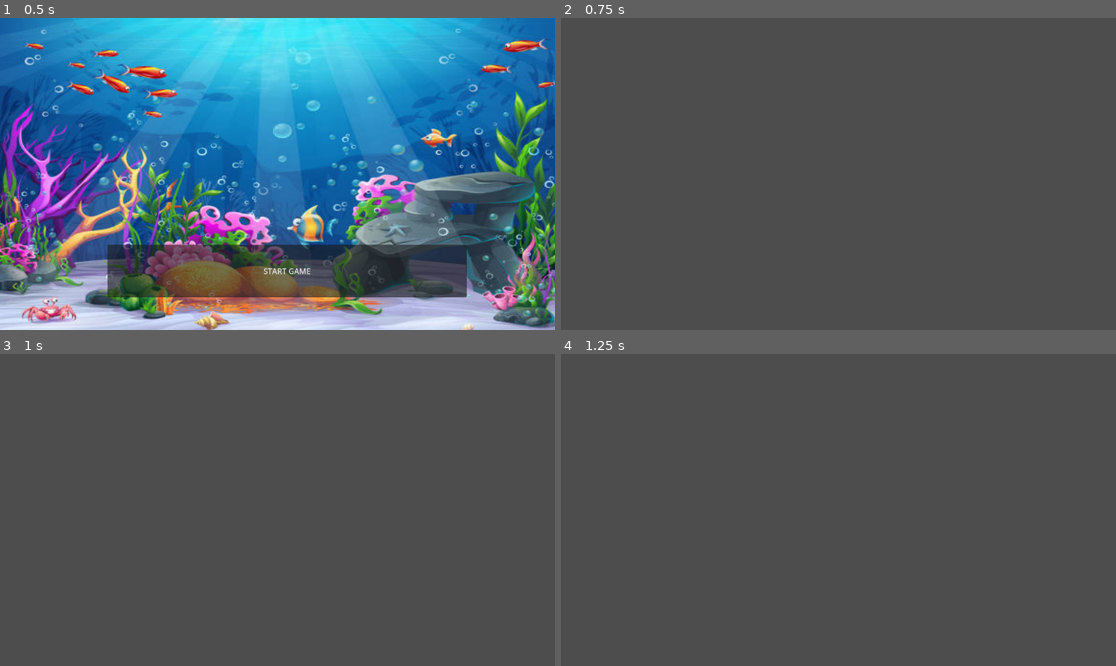
Above: before the commit, frames 1-4 (two rows, left to right).
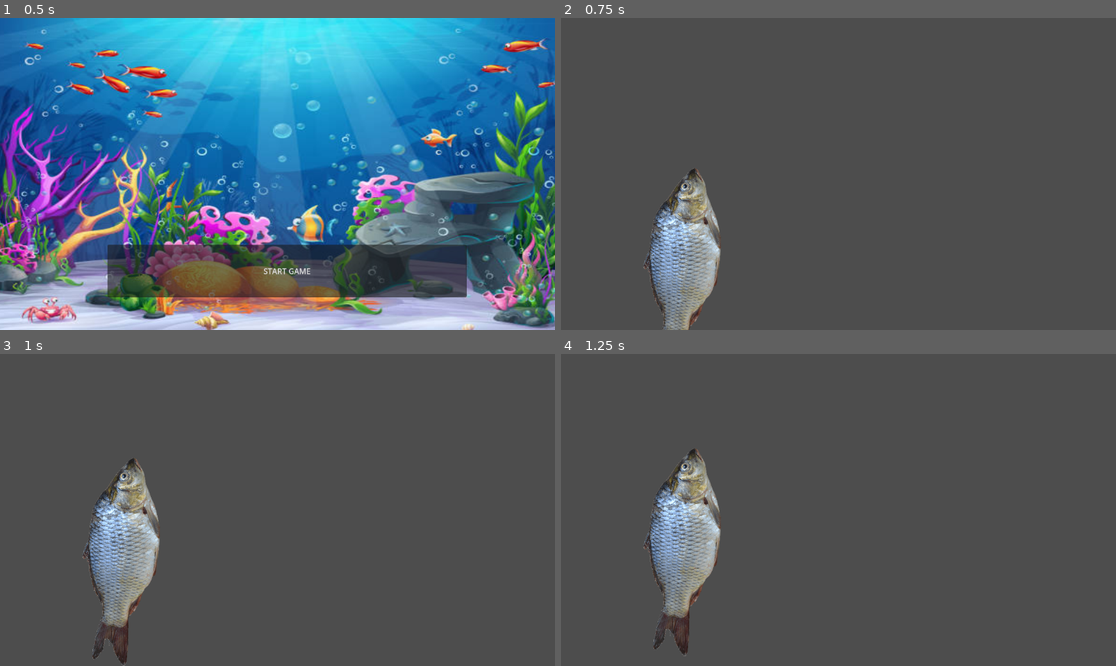
Above: after the commit, the same moments.

Repository: anjalidaftary/kelp-cafe
Game: Godot game, scene res://scenes/MainMenu.tscn
Same seed, same stepped clock (60 frames per second), same inputs: the game is played once before the commit and once after it.
Inputs:
- Up to frame 1 (0.5 s): no input
- Up to frame 2 (0.75 s): click "START GAME" at 0.5 s
- Up to frame 3 (1 s): no input
- Up to frame 4 (1.25 s): no input

Frame 1 is identical in both runs. In frame 2, 4.4% of the frame differs, in the area x 14-29%, y 48-100%; in frame 3, 4.8%, in the area x 14-29%, y 33-100%; in frame 4, 4.8%.

Commit message:
Customer!! + Pop-up

Diff:
--- /dev/null
+++ b/scenes/Counter.tscn
@@ -0,0 +1,55 @@
+[gd_scene load_steps=5 format=3 uid="uid://dse46hk1lgs0x"]
+
+[ext_resource type="PackedScene" uid="uid://0sk6su1p8mq5" path="res://scenes/Fish.tscn" id="1_hegpi"]
+
+[sub_resource type="Animation" id="Animation_blqn8"]
+resource_name = "pop-up"
+tracks/0/type = "value"
+tracks/0/imported = false
+tracks/0/enabled = true
+tracks/0/path = NodePath(".:position")
+tracks/0/interp = 1
+tracks/0/loop_wrap = true
+tracks/0/keys = {
+"times": PackedFloat32Array(0, 0.566667),
+"transitions": PackedFloat32Array(0.406126, 1),
+"update": 0,
+"values": [Vector2(-322, 300), Vector2(-322, 90)]
+}
+
+[sub_resource type="Animation" id="Animation_hhnim"]
+length = 0.001
+tracks/0/type = "value"
+tracks/0/imported = false
+tracks/0/enabled = true
+tracks/0/path = NodePath(".:position")
+tracks/0/interp = 1
+tracks/0/loop_wrap = true
+tracks/0/keys = {
+"times": PackedFloat32Array(0),
+"transitions": PackedFloat32Array(1),
+"update": 0,
+"values": [Vector2(-322, 184)]
+}
+
+[sub_resource type="AnimationLibrary" id="AnimationLibrary_q1yw7"]
+_data = {
+"RESET": SubResource("Animation_hhnim"),
+"pop-up": SubResource("Animation_blqn8")
+}
+
+[node name="Game" type="Node2D"]
+
+[node name="Camera2D" type="Camera2D" parent="."]
+position = Vector2(-2, 1)
+
+[node name="Fish" parent="." instance=ExtResource("1_hegpi")]
+position = Vector2(-322, 184)
+scale = Vector2(1.75, 1.75)
+
+[node name="AnimationPlayer" type="AnimationPlayer" parent="Fish"]
+libraries = {
+"": SubResource("AnimationLibrary_q1yw7")
+}
+autoplay = "pop-up"
+speed_scale = 0.91
--- /dev/null
+++ b/scenes/Fish.tscn
@@ -0,0 +1,18 @@
+[gd_scene load_steps=3 format=3 uid="uid://0sk6su1p8mq5"]
+
+[ext_resource type="Texture2D" uid="uid://sbe32lnuyyhi" path="res://assets/sprites/fish-PLACEHOLDER.png" id="1_w4uug"]
+
+[sub_resource type="SegmentShape2D" id="SegmentShape2D_uhm0a"]
+a = Vector2(0, -157)
+b = Vector2(-2, 153)
+
+[node name="Fish" type="AnimatableBody2D"]
+
+[node name="Sprite2D" type="Sprite2D" parent="."]
+position = Vector2(-1, -2)
+rotation = -1.5865
+scale = Vector2(0.076842, 0.0764135)
+texture = ExtResource("1_w4uug")
+
+[node name="CollisionShape2D" type="CollisionShape2D" parent="."]
+shape = SubResource("SegmentShape2D_uhm0a")
--- a/scenes/StartButton.gd
+++ b/scenes/StartButton.gd
@@ -1,4 +1,4 @@
 extends Button
 
 func _on_pressed() -> void:
-	get_tree().change_scene_to_file("res://scenes/Game.tscn")
+	get_tree().change_scene_to_file("res://scenes/Counter.tscn")
--- a/scenes/game.tscn
+++ /dev/null
@@ -1,3 +0,0 @@
-[gd_scene format=3 uid="uid://dse46hk1lgs0x"]
-
-[node name="Game" type="Node2D"]
Binary file added: assets/sprites/fish-PLACEHOLDER.png
Not shown, added: assets/sprites/fish-PLACEHOLDER.png.import
